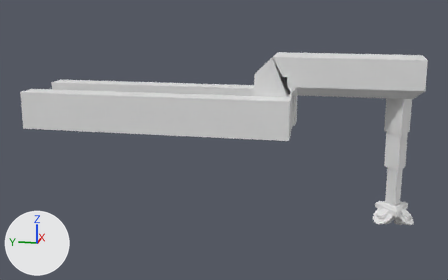
A saved change to the FBX model Space Rescue/Assets/Art/Models/Companions/Melee pod.fbx.
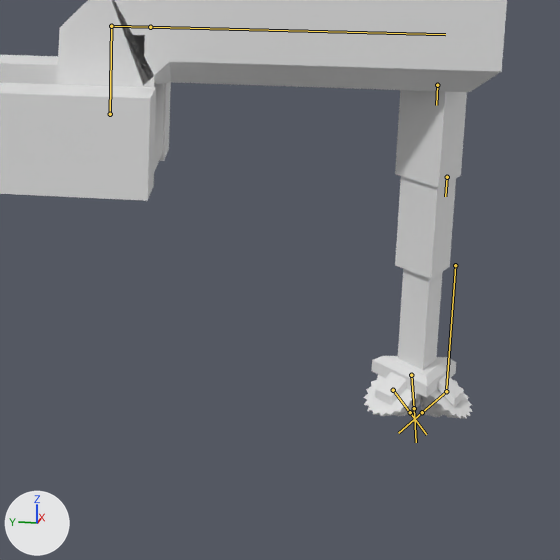
There are two pictures of each version: one whole from a camera (50 mm lens) standing at (-16.29, -4.97, 4.72) and looking at (-0.02, -1.72, 0.65), one close up on the part from 52% to 100% of the width and 23% to 100% of the height. The axes (+X, +Y, +Z) are drawn at lower left. The lights are the same throughout. Both versions are drawn at frame 9 of the action 'Melee arma|Melee.Drill'; the numbers are the values there. The bones that bend it are drawn over the model as lines in the close-ups.

In view in the first close-up: 'Melee pod'.
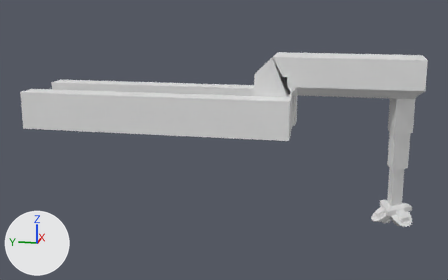
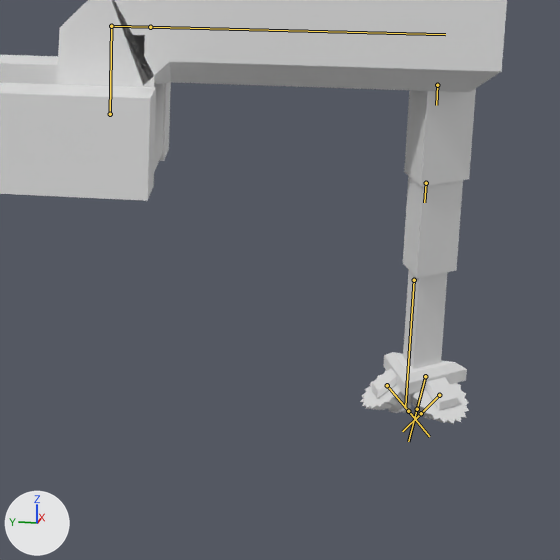
Edits to the bpy script that builds the scene:
```text
Change bone_drill_head_002:
    where bone_drill_head_002 = bpy.data.objects['Melee arma'].pose.bones['Drill.head.002']  # child of 'Pole.002'
    bone_drill_head_002.rotation_quaternion: (0.314, 0.0, 0.95, 0.0) -> (-0.813, 0.0, 0.583, 0.0)  # degrees (0, 143, 0) -> degrees (0, -71, 0)
```

Pixel boxes (x1, y1, x2, y2) of what changed, in the close-ups (560 x 560 px):
'Melee pod', posed
    before: (0, 0, 507, 419)
    after: (0, 0, 507, 424)
